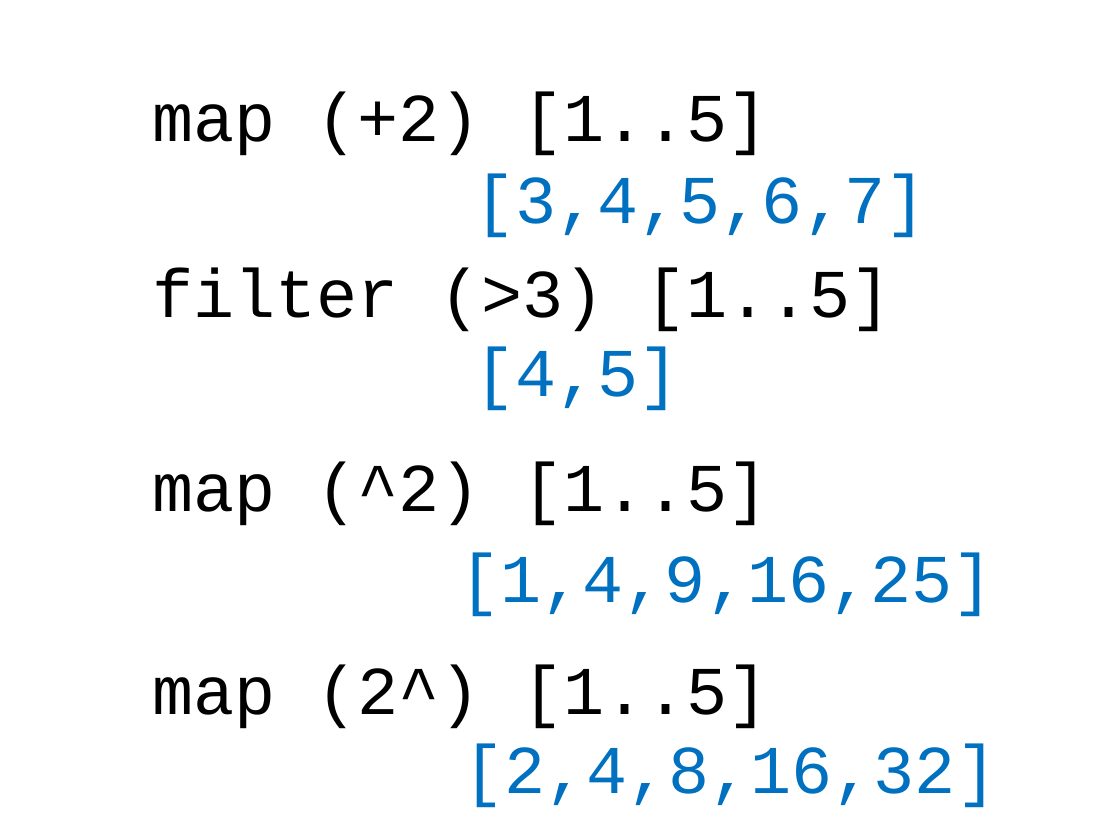
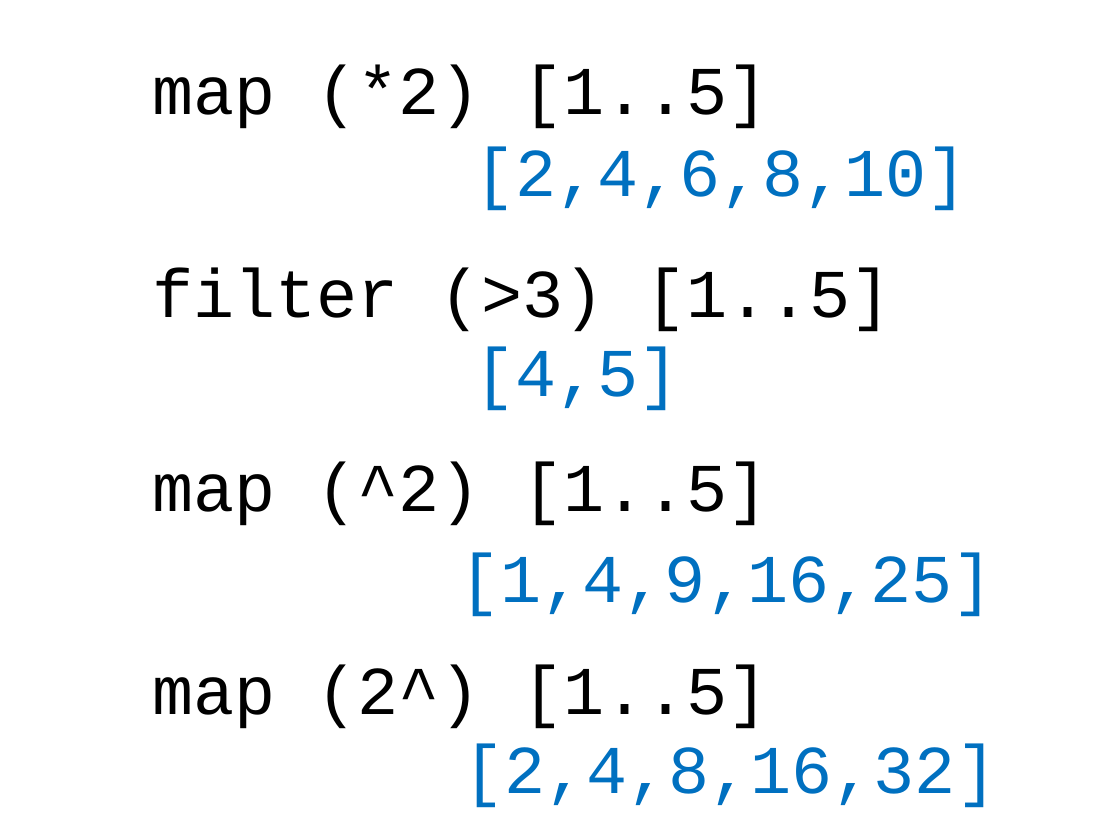
Before and after one commit to dominicprior/beginning-haskell-course, a slide deck: slide 3 of beginning-haskell.pptx. Drawn at 1120x840 pixels with LibreOffice and Linux fonts; fonts in the diff are those of the drawing. Boxes give left, top, right and bottom in pixels: in the first picture for what was removed or moved away, otherwise in the second. Text is boxed around its words. In the diff, an @@ line names an element or a change of style, - is before the commit and + after.

```diff
--- a/beginning-haskell.pptx
+++ b/beginning-haskell.pptx
@@ text at (153, 65, 768, 129): text changed @@
-map (+2) [1..5]
+map (*2) [1..5]
@@ text at (475, 147, 968, 211): text changed @@
-[3,4,5,6,7]
+[2,4,6,8,10]
```
Also in this commit, not shown: 8 slides added.
